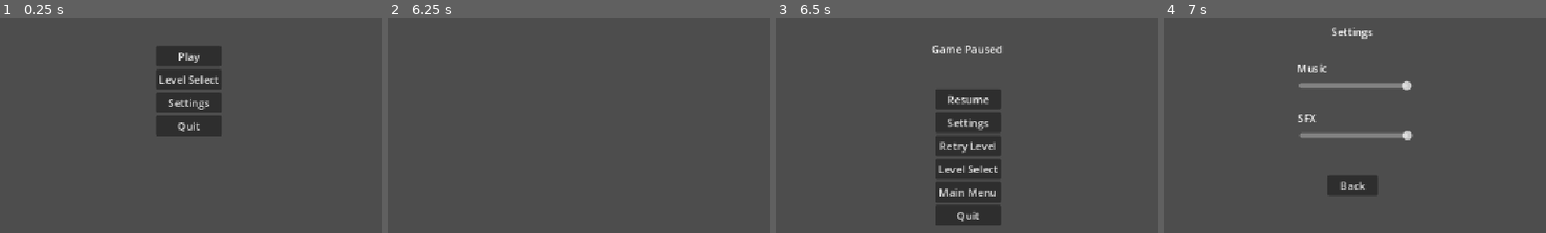
Above: before the commit, frames 1-4 (left to right).
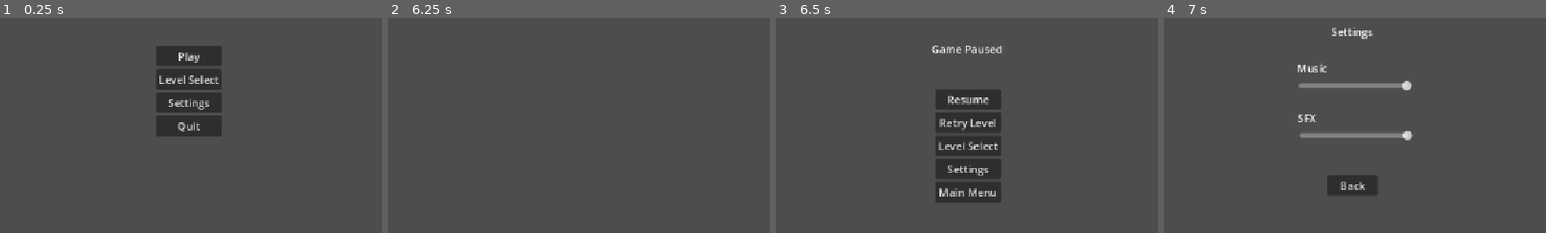
Above: after the commit, the same moments.

Repository: Cayuga007/summer-summit-2026
Game: Godot game, scene res://UI/Main_menu.tscn
Same seed, same stepped clock (60 frames per second), same inputs: the game is played once before the commit and once after it. The engine's default icon, where the game draws it, is replaced by a stand-in: a white triangle on a blue panel in a dark square.
Inputs (mouse positions are % of the whole screen's width and height, from its top left):
- Up to frame 1 (0.25 s): no input
- Up to frame 2 (6.25 s): click "Settings" at 0.5 s; click "Back" at 1.25 s; click "Play" at 2 s; tap Enter at 2.75, 4.25 s; move the mouse to (72, 45) at 2.77 s; hold D (right) 2.78-4.28 s; click (72, 45) at 2.92 s; tap Space (jump) at 3.02, 3.5, 3.77, 5.27, 5.75, 6.02 s; move the mouse to (30, 55) at 3.52 s; move the mouse to (60, 28) at 4.27 s; hold A (left) 4.28-5.03 s; move the mouse to (45, 70) at 5.02 s; hold D (right) from 5.03 s (still down); click (45, 70) at 5.17 s; move the mouse to (80, 65) at 5.77 s
- Up to frame 3 (6.5 s): keep holding D (right); tap Escape (pause) at 6.4 s
- Up to frame 4 (7 s): release D (right) at 6.5 s; click "Settings" at 6.5 s
The pictures show only the part of the screen within x 25-75%, y 13-63%; the shares and areas given below are measured in that part.

Frames 1-2 are identical in both runs. In frame 3, 2.6% of the frame differs, in the area x 41-59%, y 46-97%; in frame 4, nothing differs.

Commit message:
ui tweak

Diff:
--- a/Scripts/pause_menu.gd
+++ b/Scripts/pause_menu.gd
@@ -30,10 +30,6 @@
 	LevelManager.go_to_main_menu()
 
 
-func _on_quit_button_pressed() -> void:
-	get_tree().quit()
-
-
 func _unhandled_input(event: InputEvent) -> void:
 	if visible and event.is_action_pressed("ui_cancel"):
 		_on_resume_button_pressed()
--- a/UI/Pause_Menu.tscn
+++ b/UI/Pause_Menu.tscn
@@ -22,10 +22,6 @@
 layout_mode = 2
 text = "Resume"
 
-[node name="SettingsButton" type="Button" parent="VBoxContainer" unique_id=1932217136]
-layout_mode = 2
-text = "Settings"
-
 [node name="LevelRetryButton" type="Button" parent="VBoxContainer" unique_id=1971505398]
 layout_mode = 2
 text = "Retry Level"
@@ -34,18 +30,16 @@
 layout_mode = 2
 text = "Level Select"
 
+[node name="SettingsButton" type="Button" parent="VBoxContainer" unique_id=1932217136]
+layout_mode = 2
+text = "Settings"
+
 [node name="MainMenuButton" type="Button" parent="VBoxContainer" unique_id=2020914329]
 layout_mode = 2
 text = "Main Menu"
 
-[node name="QuitButton" type="Button" parent="VBoxContainer" unique_id=1813487639]
-layout_mode = 2
-text = "Quit
-"
-
 [connection signal="pressed" from="VBoxContainer/ResumeButton" to="." method="_on_resume_button_pressed"]
-[connection signal="pressed" from="VBoxContainer/SettingsButton" to="." method="_on_settings_button_pressed"]
 [connection signal="pressed" from="VBoxContainer/LevelRetryButton" to="." method="_on_level_retry_button_pressed"]
 [connection signal="pressed" from="VBoxContainer/LevelSelectButton" to="." method="_on_level_select_button_pressed"]
+[connection signal="pressed" from="VBoxContainer/SettingsButton" to="." method="_on_settings_button_pressed"]
 [connection signal="pressed" from="VBoxContainer/MainMenuButton" to="." method="_on_main_menu_button_pressed"]
-[connection signal="pressed" from="VBoxContainer/QuitButton" to="." method="_on_quit_button_pressed"]
